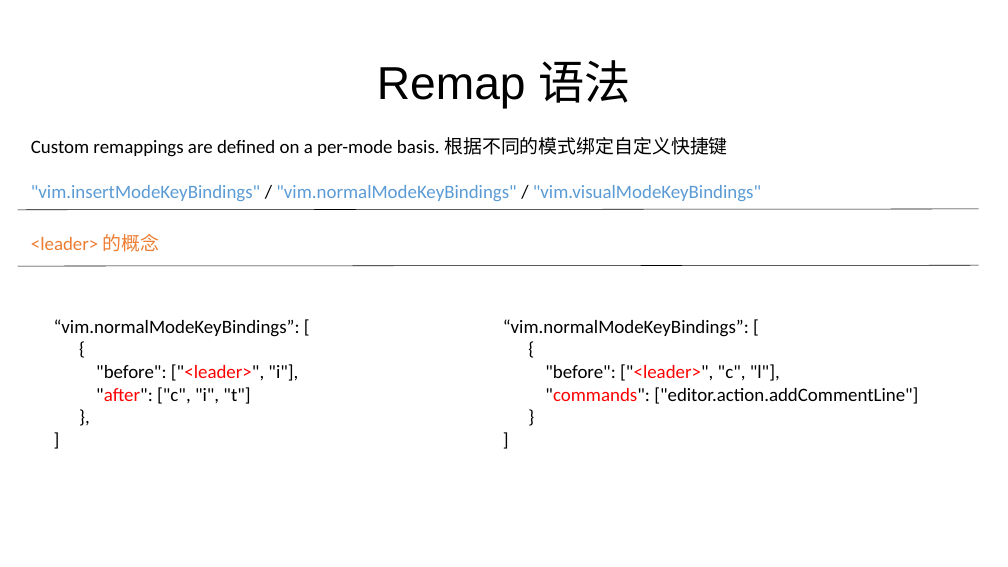
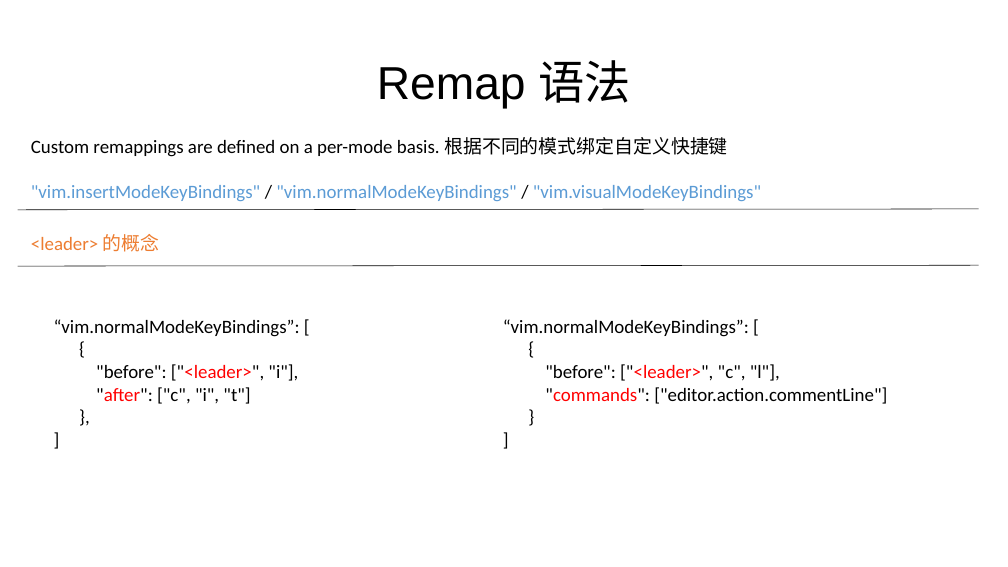
Before and after one commit to Edwardlin-zlt/TW-homeworks, a slide deck: slide 16 of Share/Vscode+Vim全键盘Coding.pptx. Drawn at 1008x567 pixels with LibreOffice and Linux fonts; fonts in the diff are those of the drawing. Boxes give left, top, right and bottom in pixels: in the first picture for what was removed or moved away, otherwise in the second. Text is boxed around its words. In the diff, an @@ line names an element or a change of style, - is before the commit and + after.

```diff
--- a/Share/Vscode+Vim全键盘Coding.pptx
+++ b/Share/Vscode+Vim全键盘Coding.pptx
@@ text at box(545, 387, 887, 404): text changed @@
-"commands": ["editor.action.addCommentLine"]
+"commands": ["editor.action.commentLine"]
```
Also in this commit, not shown: 2 other slides changed, 4 other files.
